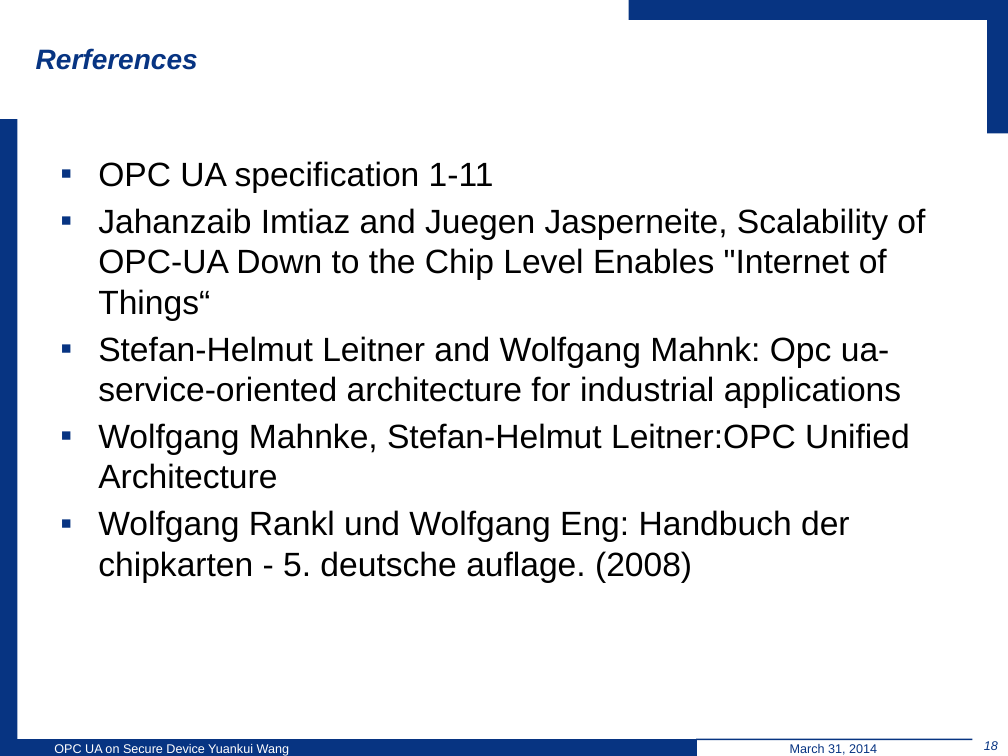
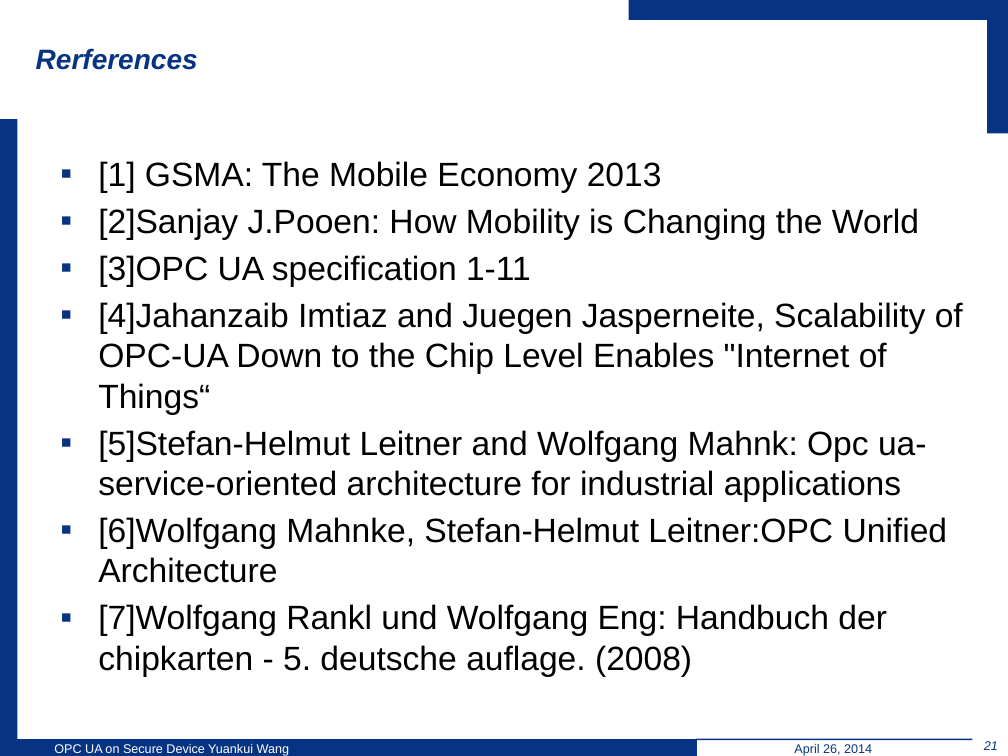
Before and after one commit to wsuetholz/opc-ua-wangyk-upb-morpho, a slide deck: slide 21 of ppt/Einleitung.pptx (slide 18 before the commit). Drawn at 1008x756 pixels with LibreOffice and Linux fonts; fonts in the diff are those of the drawing; background and template pictures are left out. Boxes give left, top, right and bottom in pixels: in the first picture for what was removed or moved away, otherwise in the second. Text is boxed around its words. In the diff, an @@ line names an element or a change of style, - is before the commit and + after.

```diff
--- a/ppt/Einleitung.pptx
+++ b/ppt/Einleitung.pptx
@@ text at box(98, 161, 963, 677): text changed @@
-▪ OPC UA specification 1-11
-▪ Jahanzaib Imtiaz and Juegen Jasperneite, Scalability of OPC-UA Down to the Chip Level Enables "Internet of Things“
-▪ Stefan-Helmut Leitner and Wolfgang Mahnk: Opc ua-service-oriented architecture for industrial applications
-▪ Wolfgang Mahnke, Stefan-Helmut Leitner:OPC Unified Architecture
-▪ Wolfgang Rankl und Wolfgang Eng: Handbuch der chipkarten - 5. deutsche auflage. (2008)
+▪ [1] GSMA: The Mobile Economy 2013
+▪ [2]Sanjay J.Pooen: How Mobility is Changing the World
+▪ [3]OPC UA specification 1-11
+▪ [4]Jahanzaib Imtiaz and Juegen Jasperneite, Scalability of OPC-UA Down to the Chip Level Enables "Internet of Things“
+▪ [5]Stefan-Helmut Leitner and Wolfgang Mahnk: Opc ua-service-oriented architecture for industrial applications
+▪ [6]Wolfgang Mahnke, Stefan-Helmut Leitner:OPC Unified Architecture
+▪ [7]Wolfgang Rankl und Wolfgang Eng: Handbuch der chipkarten - 5. deutsche auflage. (2008)
@@ text at box(794, 744, 872, 756): text changed @@
-March 31, 2014
+April 26, 2014
@@ page number at box(984, 741, 998, 750): text changed @@
-18
+21
```
Also in this commit, not shown: 16 other slides changed, 4 slides added, 1 slide removed.
